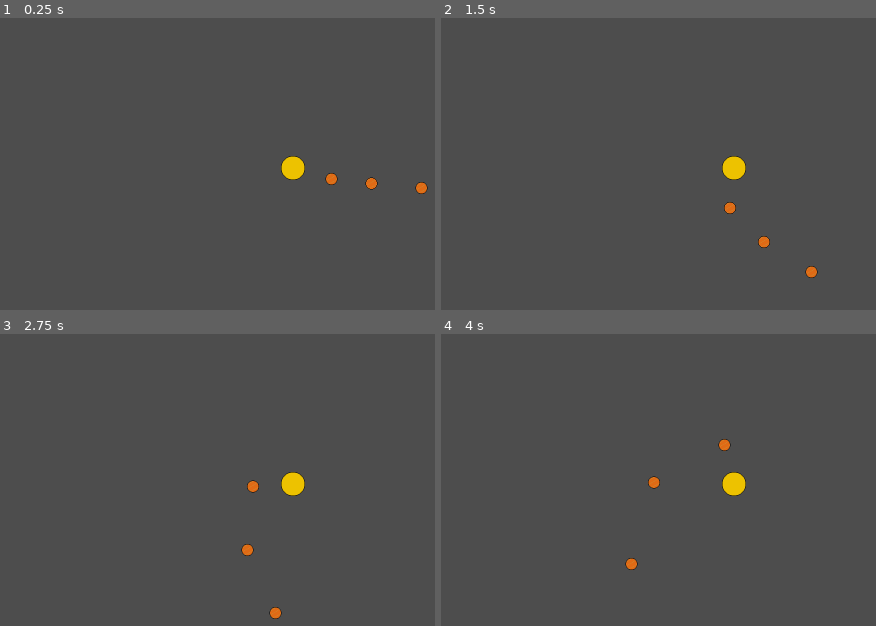
Above: before the commit, frames 1-4 (two rows, left to right).
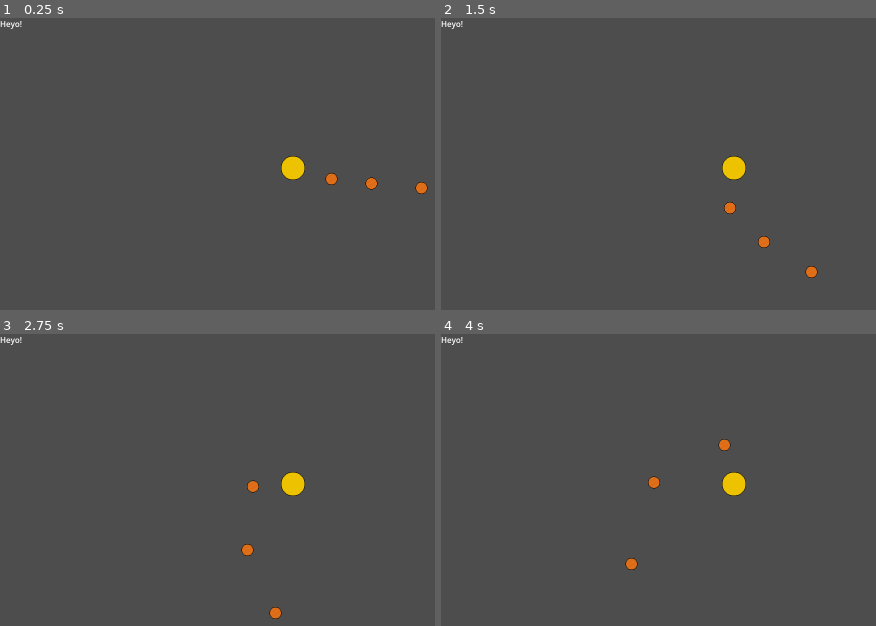
Above: after the commit, the same moments.

Repository: matthman2019/cac-space-game
Game: Godot game, scene res://entities/scenes/GAME.tscn
Two runs of this game, one before a commit and one after it. Both use one fixed random seed, a clock stepped at 60 frames per second and the inputs below.
Inputs:
- Up to frame 1 (0.25 s): no input
- Up to frame 2 (1.5 s): no input
- Up to frame 3 (2.75 s): no input
- Up to frame 4 (4 s): no input

The runs differ from the first frame. In frame 1, less than 0.1% of the frame differs, in the area x 0-6%, y 1-4%; in frame 2, less than 0.1%; in frame 3, less than 0.1%; in frame 4, less than 0.1%.

Commit message:
Added camera and gui
Added camera (no script) and canvaslayer with gui

Diff:
--- a/entities/scenes/GAME.tscn
+++ b/entities/scenes/GAME.tscn
@@ -6,3 +6,24 @@
 
 [node name="solarSystem" parent="." unique_id=942150147 instance=ExtResource("1_dihm6")]
 position = Vector2(586, 300)
+
+[node name="Camera2D" type="Camera2D" parent="." unique_id=1329744980]
+offset = Vector2(800, 450)
+
+[node name="CanvasLayer" type="CanvasLayer" parent="Camera2D" unique_id=1103718539]
+follow_viewport_enabled = true
+
+[node name="Gui" type="Control" parent="Camera2D/CanvasLayer" unique_id=1904210949]
+layout_mode = 3
+anchors_preset = 15
+anchor_right = 1.0
+anchor_bottom = 1.0
+grow_horizontal = 2
+grow_vertical = 2
+metadata/_edit_use_anchors_ = true
+
+[node name="Text Thing" type="Label" parent="Camera2D/CanvasLayer/Gui" unique_id=1996680932]
+layout_mode = 0
+offset_right = 40.0
+offset_bottom = 23.0
+text = "Heyo!"
--- a/testing/testScn.tscn
+++ b/testing/testScn.tscn
@@ -1,7 +1,7 @@
 [gd_scene format=3 uid="uid://dbnowu1ka1x22"]
 
-[ext_resource type="Texture2D" uid="uid://cg5elh88kj4uf" path="res://assets/Boi3.png" id="1_oxq81"]
-[ext_resource type="Texture2D" uid="uid://bja7bry6kxtam" path="res://assets/Plub.png" id="2_r1j2m"]
+[ext_resource type="Texture2D" uid="uid://cg5elh88kj4uf" path="res://assets/icons/Boi3.png" id="1_oxq81"]
+[ext_resource type="Texture2D" uid="uid://bja7bry6kxtam" path="res://assets/icons/Plub.png" id="2_r1j2m"]
 
 [node name="Node2D" type="Node2D" unique_id=1941685348]
 
